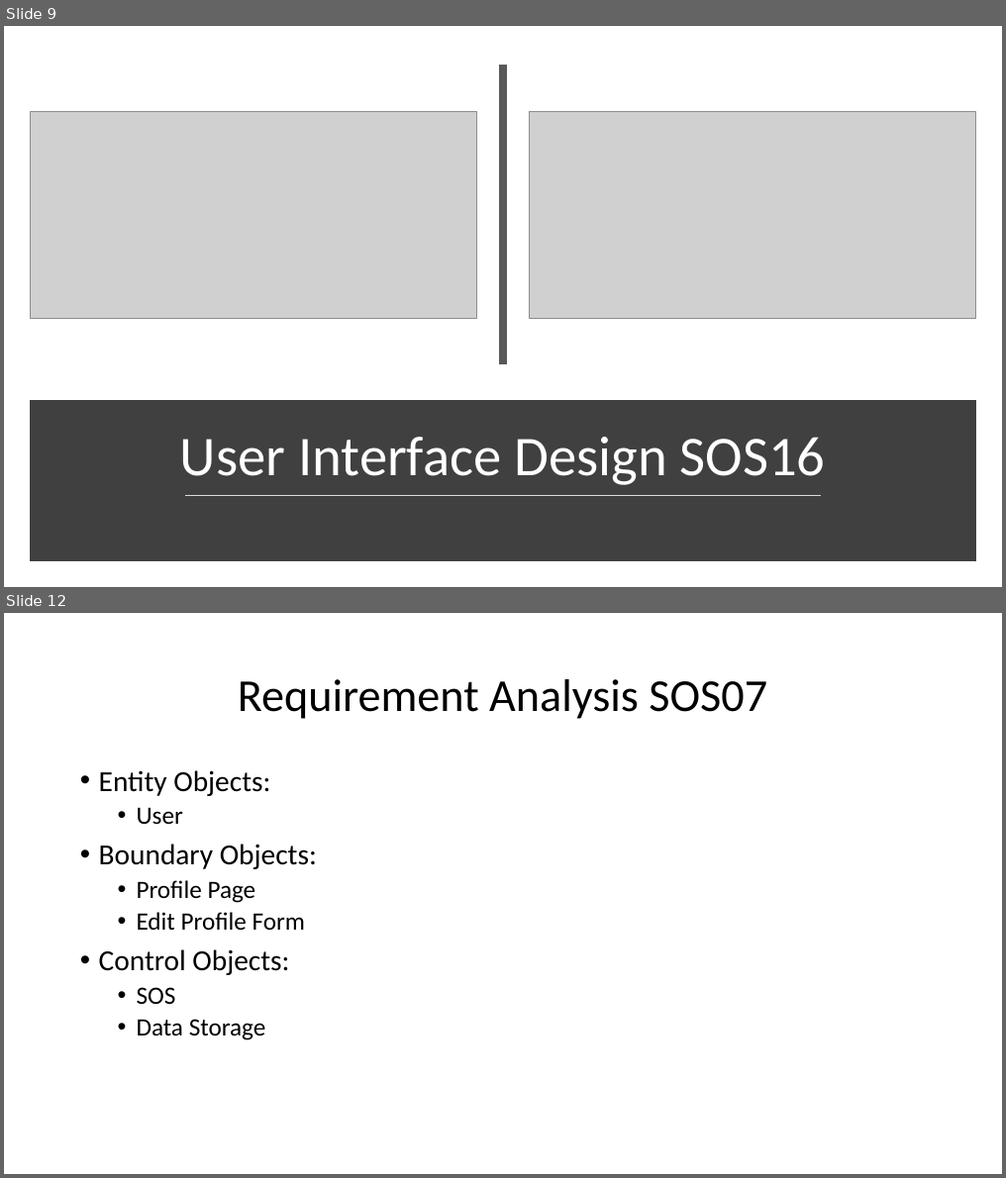
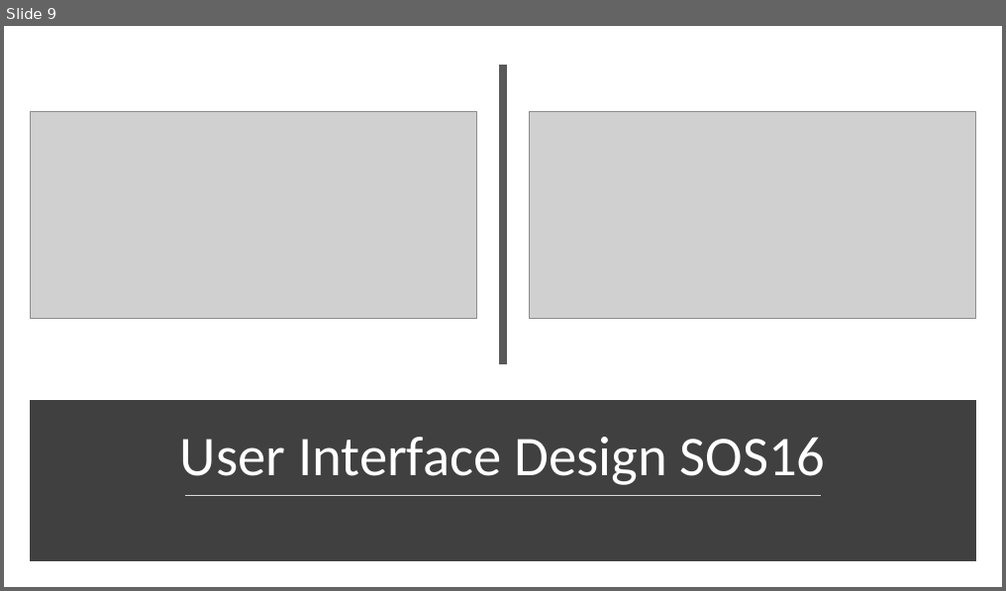
Before and after one commit to arocho032/CEN4010-Team-5, a slide deck: specifications/deliv1/SOS Deliverable 1 Presentation.pptx. Shown one above the other, each under a label of ours: slides 9 and 12 before the commit, slide 9 after it; the slides between them are not shown. The pictures are 1006x1178 and 1006x591 pixels, drawn with LibreOffice and Linux fonts; fonts in the diff are those of the drawing; grey boxes stand for pictures. Boxes give left, top, right and bottom in pixels: in the first picture for what was removed or moved away, otherwise in the second. Text is boxed around its words. In the diff, an @@ line names an element or a change of style, - is before the commit and + after.

```diff
--- a/specifications/deliv1/SOS Deliverable 1 Presentation.pptx
+++ b/specifications/deliv1/SOS Deliverable 1 Presentation.pptx
@@ slide 12 removed at (4,613,1002,1174), background #FFFFFF @@
@@ title removed at (238,679,767,719) @@
-Requirement Analysis SOS07
@@ text removed at (99,770,317,1041) @@
-• Entity Objects:
-  • User
-• Boundary Objects:
-  • Profile Page
-  • Edit Profile Form
-• Control Objects:
-  • SOS
-  • Data Storage
```
Also in this commit, not shown: 3 slides changed, 3 slides added, 2 other slides removed, 1 other file.
